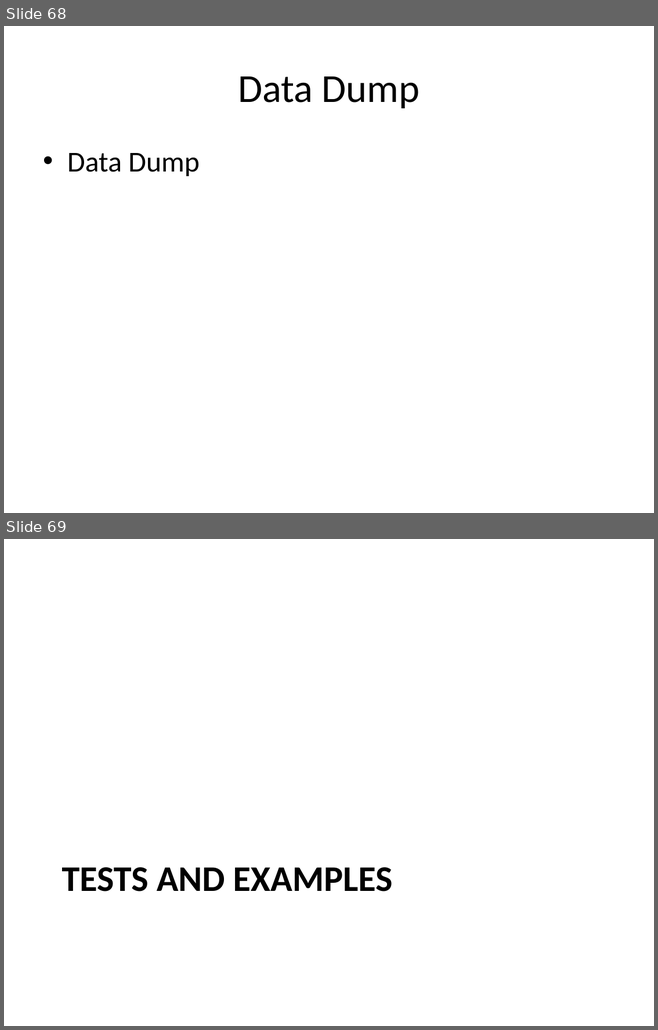
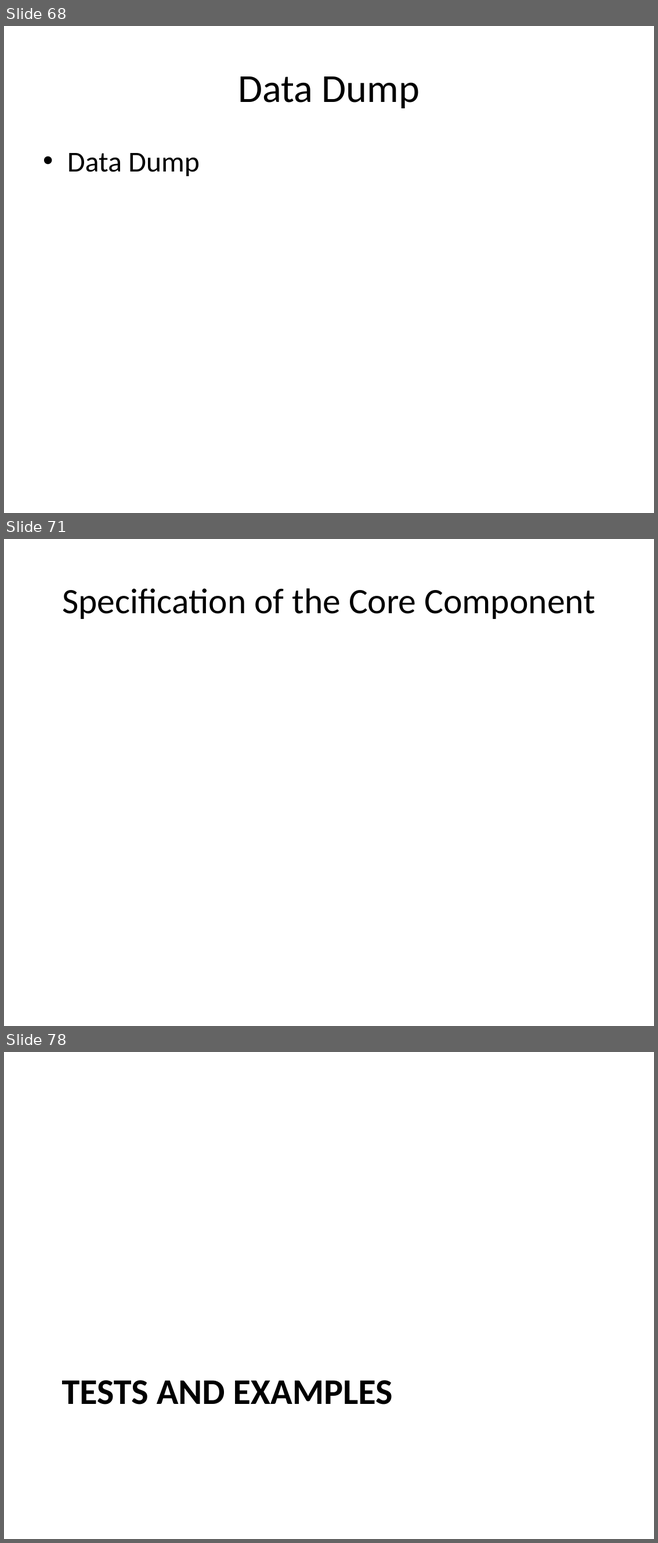
Before and after one commit to timurkelin/simsimd, a slide deck: doc/simsimd.pptx. Shown one above the other, each under a label of ours: slides 68 and 69 before the commit, slides 68, 71 and 78 after it; the slides between them are not shown. The pictures are 658x1030 and 658x1543 pixels, drawn with LibreOffice and Linux fonts; fonts in the diff are those of the drawing; background and template pictures are left out. Boxes give left, top, right and bottom in pixels: in the first picture for what was removed or moved away, otherwise in the second. Text is boxed around its words. In the diff, an @@ line names an element or a change of style, - is before the commit and + after.

```diff
--- a/doc/simsimd.pptx
+++ b/doc/simsimd.pptx
@@ slide 71 added at box(4, 539, 654, 1026), background #FFFFFF @@
@@ title added at box(62, 588, 595, 619), 39.6 pt, text #000000 @@
+Specification of the Core Component
@@ what was slide 69 is now slide 78 @@
```
Also in this commit, not shown: 1 slide changed, 8 other slides added.
